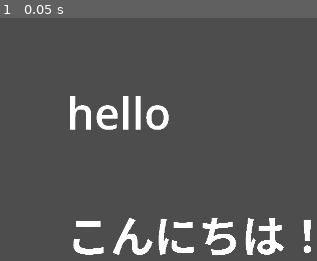
Above: before the commit, frame 1.
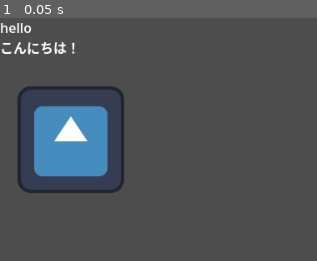
Above: after the commit, the same moment.

Repository: russjohnson09/godot-kana-study
Game: Godot game, scene res://node_2d.tscn
Same seed, same stepped clock (60 frames per second), same inputs: the game is played once before the commit and once after it. The engine's default icon, where the game draws it, is replaced by a stand-in: a white triangle on a blue panel in a dark square.
Inputs:
- Up to frame 1 (0.05 s): no input

The runs differ from the first frame. In frame 1, 14% of the frame differs, in the area x 0-99%, y 2-98%.

Commit message:
Feat/add drawing (#3)

Diff:
--- a/node_2d.tscn
+++ b/node_2d.tscn
@@ -1,24 +1,20 @@
-[gd_scene format=3 uid="uid://4pqund3nukl7"]
+[gd_scene format=3 uid="uid://dddtd746641tu"]
 
-[ext_resource type="Script" uid="uid://c5y2iehiq885n" path="res://node_2d.gd" id="1_epypp"]
-[ext_resource type="PackedScene" uid="uid://bgpypckk6nbrq" path="res://animations/big_challenges.tscn" id="3_epypp"]
+[ext_resource type="Script" uid="uid://dc5qrdx3dcwjh" path="res://node_2d.gd" id="1_0e48y"]
+[ext_resource type="Texture2D" uid="uid://denyomy7vetvv" path="res://icon.svg" id="1_wtcfe"]
 
-[node name="Node2D" type="Node2D" unique_id=87108858]
-script = ExtResource("1_epypp")
+[node name="Node2D" type="Node2D" unique_id=614202188]
+script = ExtResource("1_0e48y")
 
-[node name="Camera2D" type="Camera2D" parent="." unique_id=1414598615]
-anchor_mode = 0
+[node name="Icon" type="Sprite2D" parent="." unique_id=1895276011]
+position = Vector2(85, 146)
+texture = ExtResource("1_wtcfe")
 
-[node name="RichTextLabel" type="RichTextLabel" parent="." unique_id=1798722182]
-offset_left = 160.0
-offset_top = 154.99998
-offset_right = 5340.9526
-offset_bottom = 2316.9048
-scale = Vector2(0.21, 0.21)
-theme_override_font_sizes/normal_font_size = 500
+[node name="RichTextLabel" type="RichTextLabel" parent="." unique_id=1620805752]
+offset_right = 197.0
+offset_bottom = 71.0
 text = "hello
-
 こんにちは！"
 
-[node name="BigChallenges" parent="." unique_id=981738332 instance=ExtResource("3_epypp")]
-position = Vector2(2056, 55)
+[node name="Camera2D" type="Camera2D" parent="." unique_id=931469554]
+anchor_mode = 0
--- a/project.godot
+++ b/project.godot
@@ -10,21 +10,18 @@
 
 [application]
 
-config/name="Kana"
-run/main_scene="uid://4pqund3nukl7"
-config/features=PackedStringArray("4.6", "Mobile")
-boot_splash/show_image=false
+config/name="kana-study"
+run/main_scene="uid://dddtd746641tu"
+config/features=PackedStringArray("4.6", "GL Compatibility")
 boot_splash/use_filter=false
 config/icon="uid://cqg3hafxba2a8"
 
 [display]
 
-window/size/viewport_width=1920
-window/size/viewport_height=1080
+window/size/viewport_width=960
+window/size/viewport_height=540
 window/size/mode=3
 window/stretch/mode="viewport"
-window/stretch/aspect="keep_width"
-window/stretch/scale_mode="integer"
 
 [physics]
 
@@ -32,7 +29,7 @@
 
 [rendering]
 
-textures/canvas_textures/default_texture_filter=0
 rendering_device/driver.windows="d3d12"
-renderer/rendering_method="mobile"
+renderer/rendering_method="gl_compatibility"
+renderer/rendering_method.mobile="gl_compatibility"
 textures/vram_compression/import_etc2_astc=true
Not shown, changed: export_presets.cfg
Not shown, changed: icon.svg.import
Not shown, changed: node_2d.gd.uid
